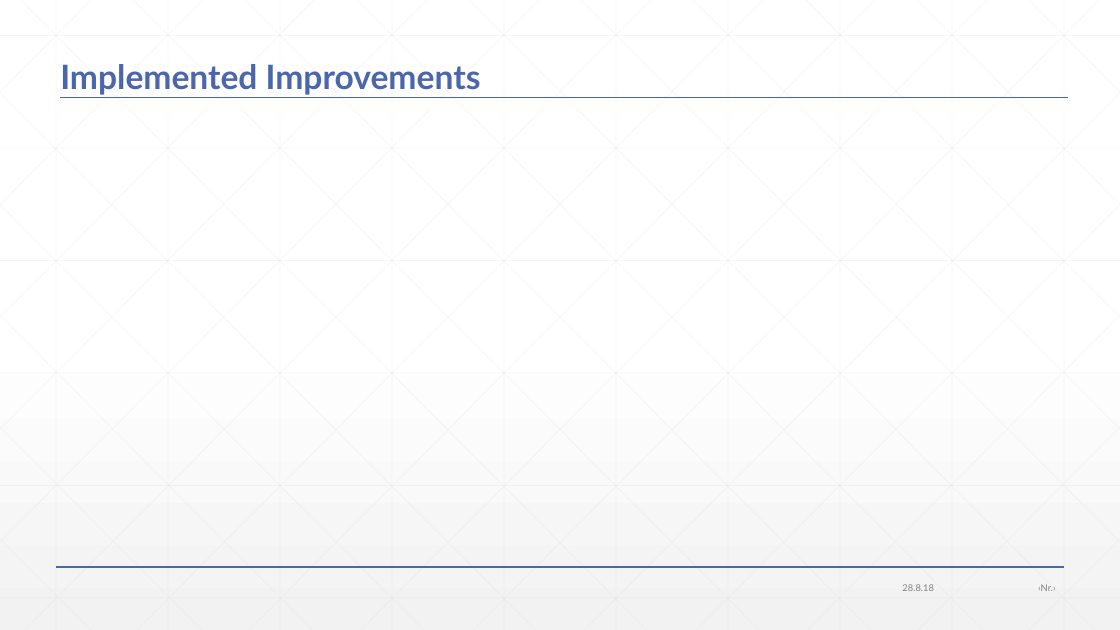
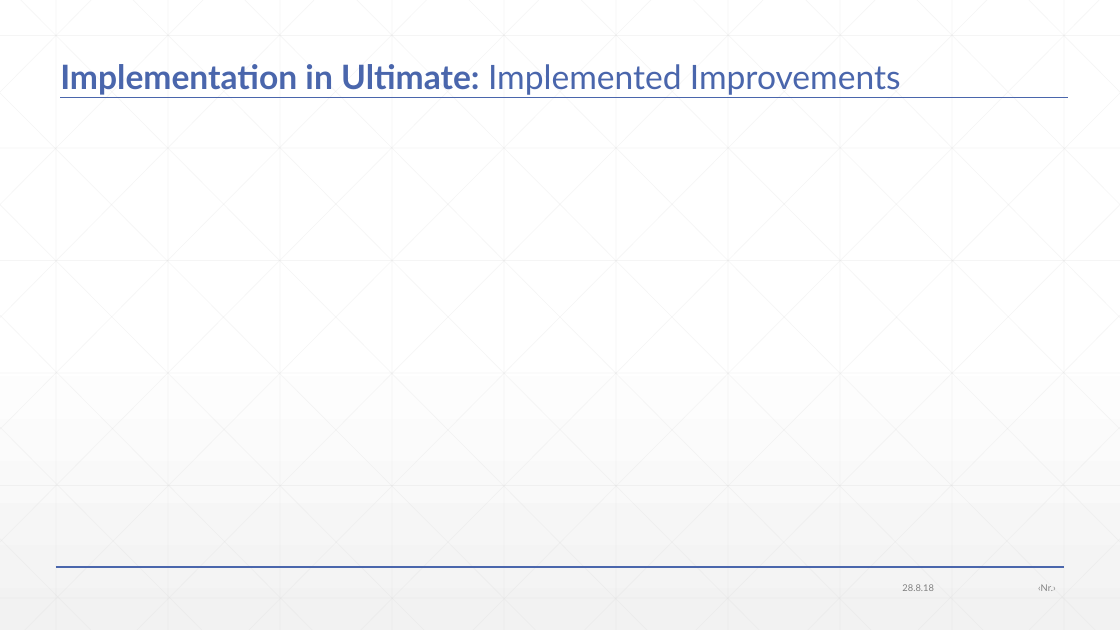
Before and after one commit to JonasWerner/BachelorThesis, a slide deck: slide 54 of Presentation/pdr_presentation_v2.pptx (slide 36 before the commit). Drawn at 1120x630 pixels with LibreOffice and Linux fonts; fonts in the diff are those of the drawing. Boxes give left, top, right and bottom in pixels: in the first picture for what was removed or moved away, otherwise in the second. Text is boxed around its words. In the diff, an @@ line names an element or a change of style, - is before the commit and + after.

```diff
--- a/Presentation/pdr_presentation_v2.pptx
+++ b/Presentation/pdr_presentation_v2.pptx
@@ title at (60,64,901,95): text changed @@
-Implemented Improvements
+Implementation in Ultimate: Implemented Improvements
```
Also in this commit, not shown: 6 other slides changed, 18 slides added, 1 other file.
